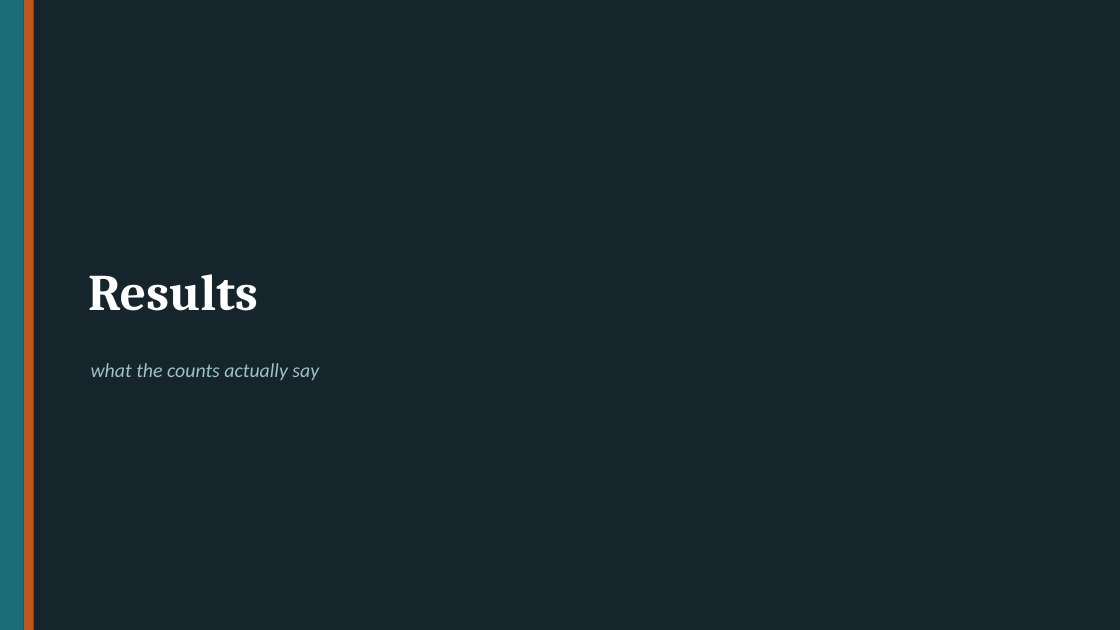
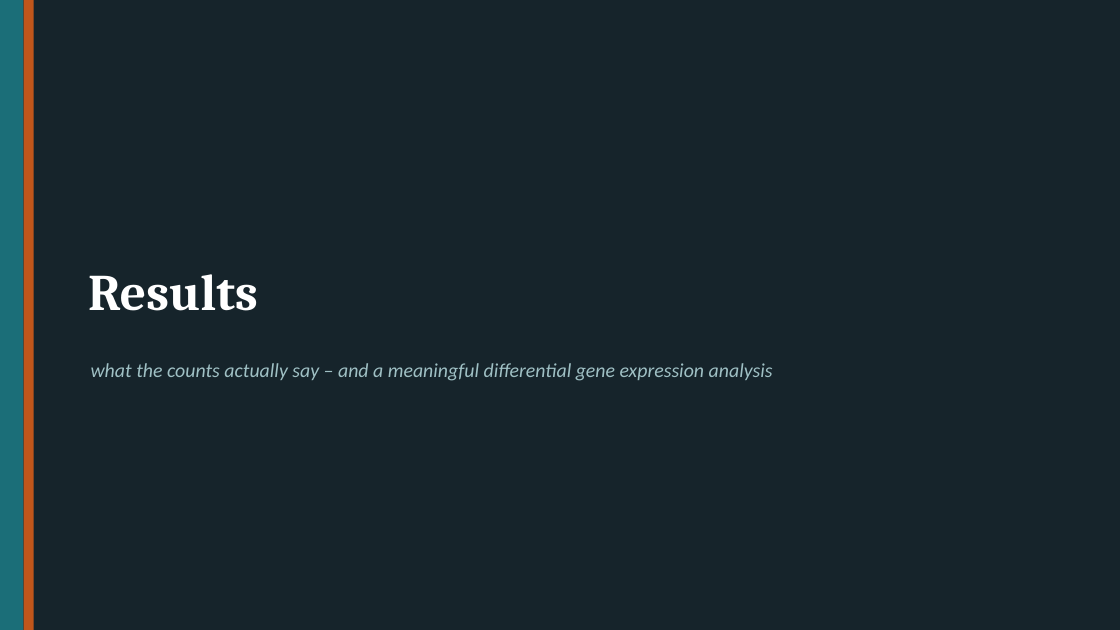
Before and after one commit to roeetekoah/liver-zonation, a slide deck: slide 11 of presentation/MASLD_stages_computational_analysis_roee_shira.pptx (slide 10 before the commit). Drawn at 1120x630 pixels with LibreOffice and Linux fonts; fonts in the diff are those of the drawing. Boxes give left, top, right and bottom in pixels: in the first picture for what was removed or moved away, otherwise in the second. Text is boxed around its words. In the diff, an @@ line names an element or a change of style, - is before the commit and + after.

```diff
--- a/presentation/MASLD_stages_computational_analysis_roee_shira.pptx
+++ b/presentation/MASLD_stages_computational_analysis_roee_shira.pptx
@@ text at bbox=[91, 363, 773, 381]: text changed @@
-what the counts actually say
+what the counts actually say – and a meaningful differential gene expression analysis
```
Also in this commit, not shown: 13 other slides changed, 2 slides added, 6 other files.
